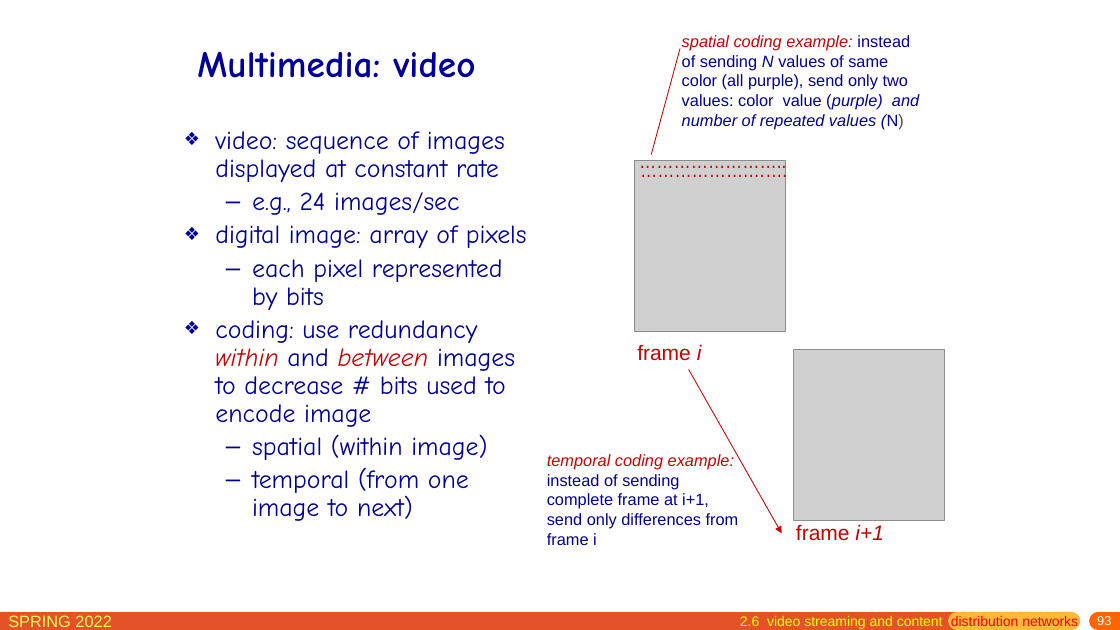
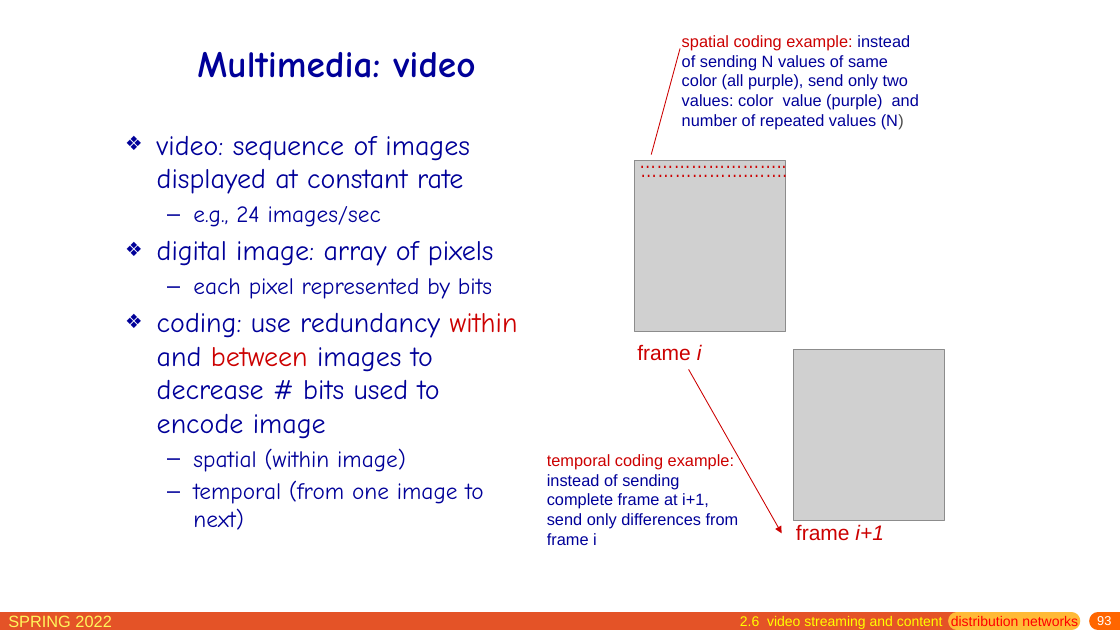
Before and after one commit to network-whu/slides, a slide deck: slide 93 of pptx/chapter2.pptx. Drawn at 1120x630 pixels with LibreOffice and Linux fonts; fonts in the diff are those of the drawing; grey boxes stand for pictures. Boxes give left, top, right and bottom in pixels: in the first picture for what was removed or moved away, otherwise in the second. Text is boxed around its words. In the diff, an @@ line names an element or a change of style, - is before the commit and + after.

```diff
--- a/pptx/chapter2.pptx
+++ b/pptx/chapter2.pptx
@@ text "spatial coding example: instead of ..." at (x1=682, y1=35, x2=919, y2=129): italic off in "spatial coding example: N (purple) and number ..." @@
@@ text "video: sequence of images displayed ..." moved from (x1=215, y1=131, x2=527, y2=521) to (x1=157, y1=136, x2=518, y2=530) @@
@@ text "video: sequence of images displayed ..." at (x1=157, y1=136, x2=518, y2=530): size 22.2 to 24 pt in "video: sequence of images displayed at constant ...", "digital image: array of pixels", "coding: use redundancy within and between images ..."; size 22.2 to 20 pt in "e.g., 24 images/sec", "each pixel represented by bits", "spatial (within image)", "temporal (from one image to next)"; italic off in "within between"; line spacing 0.9 to 1 @@
@@ text "temporal coding example: instead of ..." at (x1=547, y1=454, x2=739, y2=545): italic off in "temporal coding example:" @@
```
Also in this commit, not shown: 6 other slides changed, 1 slide added, 1 slide removed, 2 other files.
